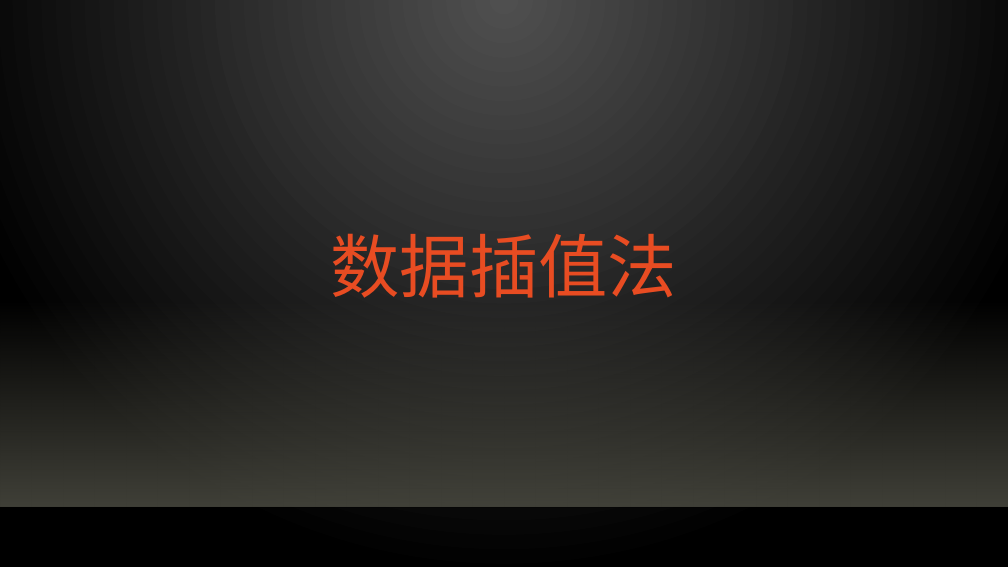
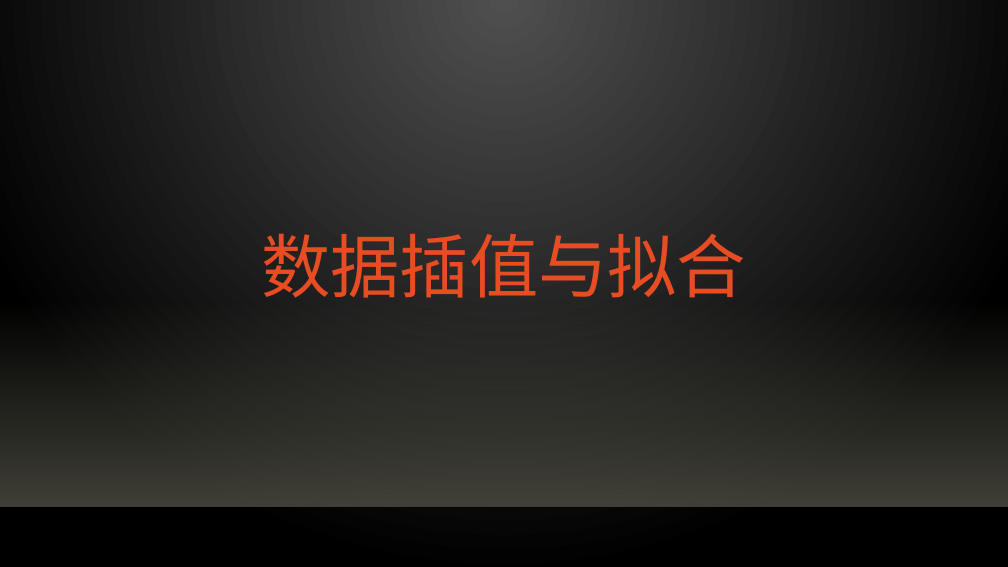
Before and after one commit to qinflying/pyinterpolation, a slide deck: slide 1 of docs/数据插值与拟合.pptx. Drawn at 1008x567 pixels with LibreOffice and Linux fonts; fonts in the diff are those of the drawing; background and template pictures are left out. Boxes give left, top, right and bottom in pixels: in the first picture for what was removed or moved away, otherwise in the second. Text is boxed around its words. In the diff, an @@ line names an element or a change of style, - is before the commit and + after.

```diff
--- a/docs/数据插值与拟合.pptx
+++ b/docs/数据插值与拟合.pptx
@@ title at [261,233,746,298]: text changed @@
-数据插值法
+数据插值与拟合
```
Also in this commit, not shown: 2 slides added, 4 other files.
